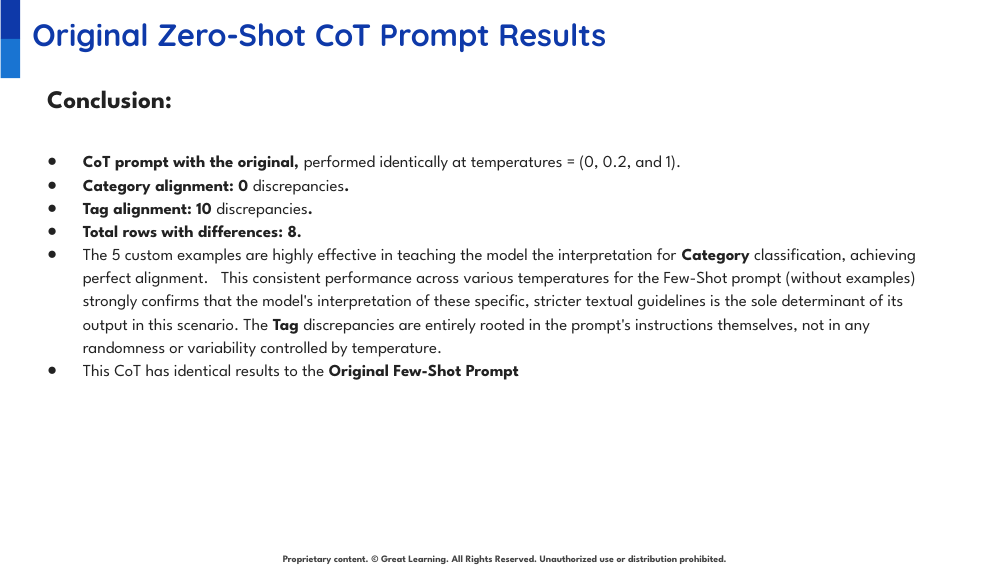
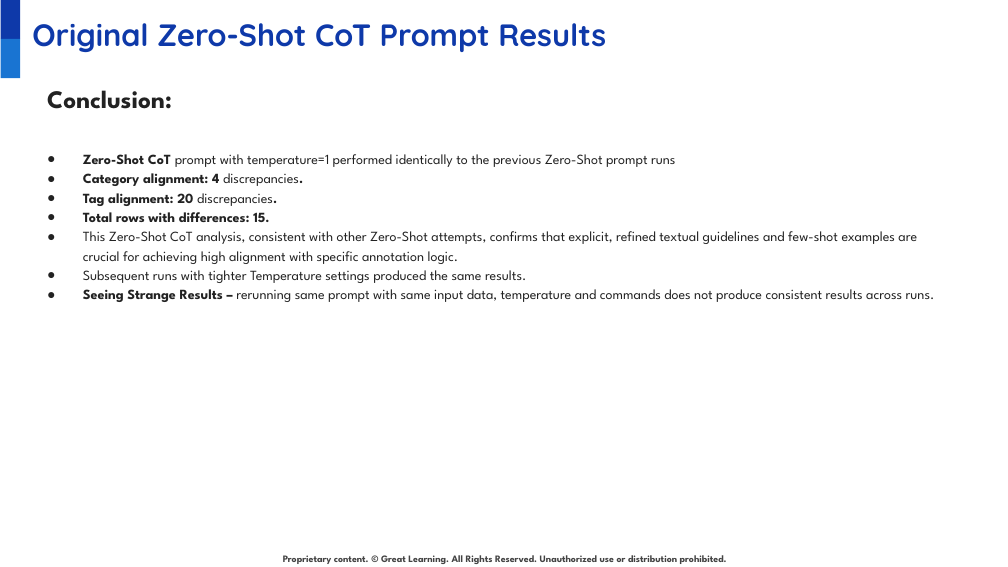
Before and after one commit to juanbucz/GreatLearning-TermProjects, a slide deck: slide 47 of GenAI-Powered Food Delivery Sentiment Analysis/Project Presentation - Business Applications of GenAI - John Buczkowski.pptx (slide 45 before the commit). Drawn at 1008x567 pixels with LibreOffice and Linux fonts; fonts in the diff are those of the drawing; background and template pictures are left out. Boxes give left, top, right and bottom in pixels: in the first picture for what was removed or moved away, otherwise in the second. Text is boxed around its words. In the diff, an @@ line names an element or a change of style, - is before the commit and + after.

Commit message:
GenAI - Food Delivery Sentiment Analysis - Zero-Shot and Few Shot Chain of Thought models

```diff
--- a/GenAI-Powered Food Delivery Sentiment Analysis/Project Presentation - Business Applications of GenAI - John Buczkowski.pptx
+++ b/GenAI-Powered Food Delivery Sentiment Analysis/Project Presentation - Business Applications of GenAI - John Buczkowski.pptx
@@ text at (83,154,935,302): text changed; size 12 to 10 pt @@
-● CoT prompt with the original, performed identically at temperatures = (0, 0.2, and 1).
-● Category alignment: 0 discrepancies.
-● Tag alignment: 10 discrepancies.
-● Total rows with differences: 8.
-● The 5 custom examples are highly effective in teaching the model the interpretation for Category classification, achieving perfect alignment. This consistent performance across various temperatures for the Few-Shot prompt (without examples) strongly confirms that the model's interpretation of these specific, stricter textual guidelines is the sole determinant of its output in this scenario. The Tag discrepancies are entirely rooted in the prompt's instructions themselves, not in any randomness or variability controlled by temperature.
-● This CoT has identical results to the Original Few-Shot Prompt
+● Zero-Shot CoT prompt with temperature=1 performed identically to the previous Zero-Shot prompt runs
+● Category alignment: 4 discrepancies.
+● Tag alignment: 20 discrepancies.
+● Total rows with differences: 15.
+● This Zero-Shot CoT analysis, consistent with other Zero-Shot attempts, confirms that explicit, refined textual guidelines and few-shot examples are crucial for achieving high alignment with specific annotation logic.
+● Subsequent runs with tighter Temperature settings produced the same results.
+● Seeing Strange Results – rerunning same prompt with same input data, temperature and commands does not produce consistent results across runs.
```
Also in this commit, not shown: 5 other slides changed, 13 slides added, 4 other files.
